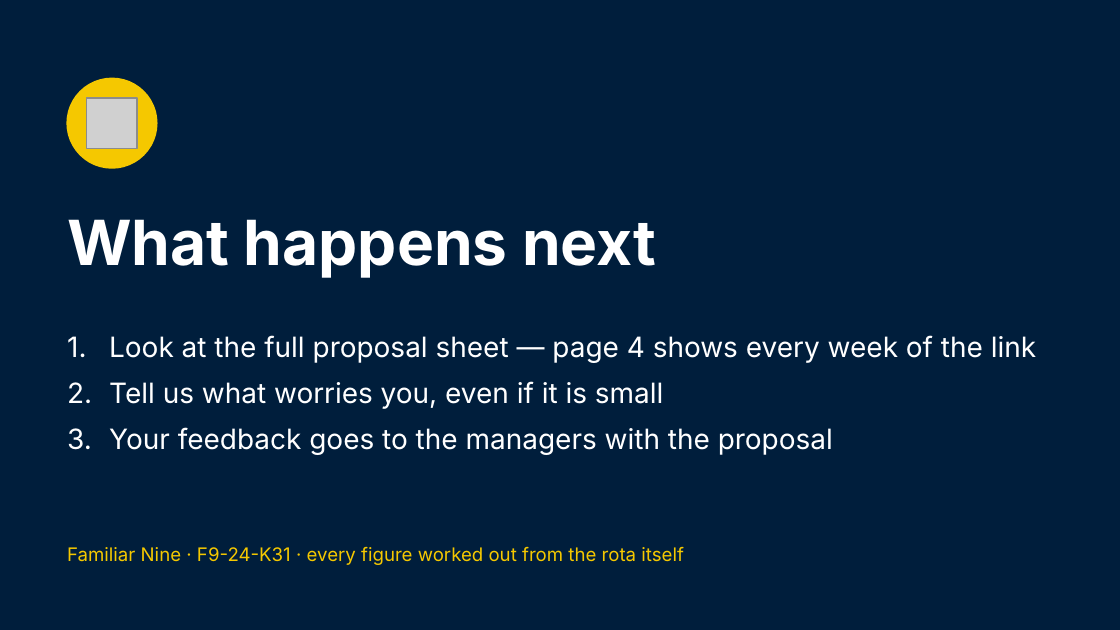
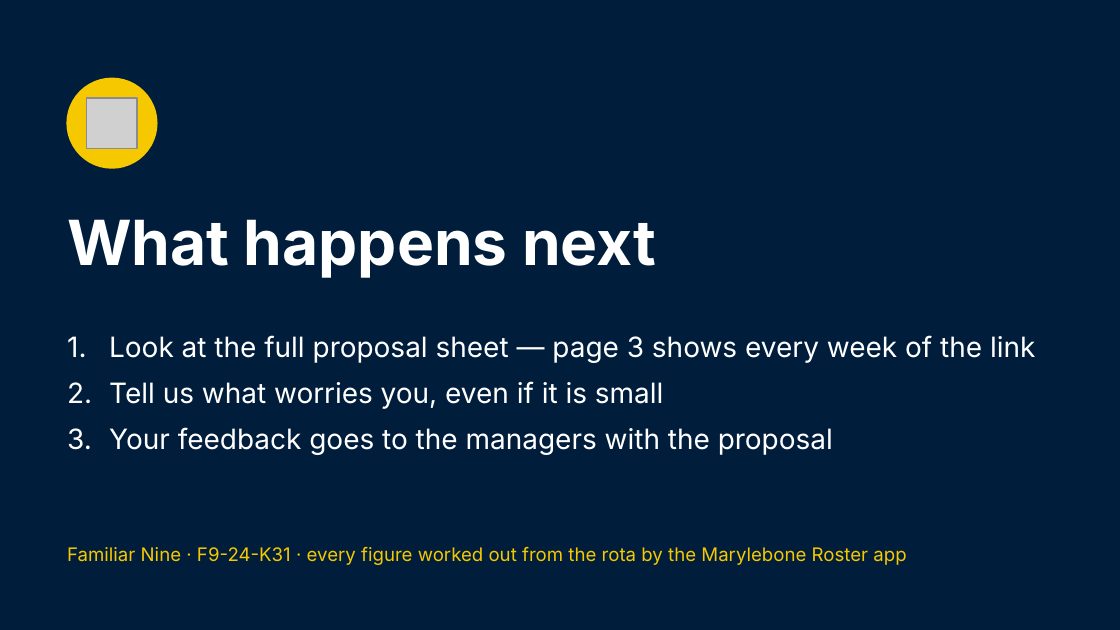
Before and after one commit to Garethdavidmiller/roster-app, a slide deck: slide 15 of docs/proposals/presentations/Familiar-Nine-for-colleagues.pptx. Drawn at 1120x630 pixels with LibreOffice and Linux fonts; fonts in the diff are those of the drawing; grey boxes stand for pictures. Boxes give left, top, right and bottom in pixels: in the first picture for what was removed or moved away, otherwise in the second. Text is boxed around its words. In the diff, an @@ line names an element or a change of style, - is before the commit and + after.

```diff
--- a/docs/proposals/presentations/Familiar-Nine-for-colleagues.pptx
+++ b/docs/proposals/presentations/Familiar-Nine-for-colleagues.pptx
@@ text at bbox=[109, 335, 1035, 363]: text changed @@
-1. Look at the full proposal sheet — page 4 shows every week of the link
+1. Look at the full proposal sheet — page 3 shows every week of the link
@@ text at bbox=[67, 547, 906, 565]: text changed @@
-Familiar Nine · F9-24-K31 · every figure worked out from the rota itself
+Familiar Nine · F9-24-K31 · every figure worked out from the rota by the Marylebone Roster app
```
Also in this commit, not shown: 2 other slides changed, 37 other files.
